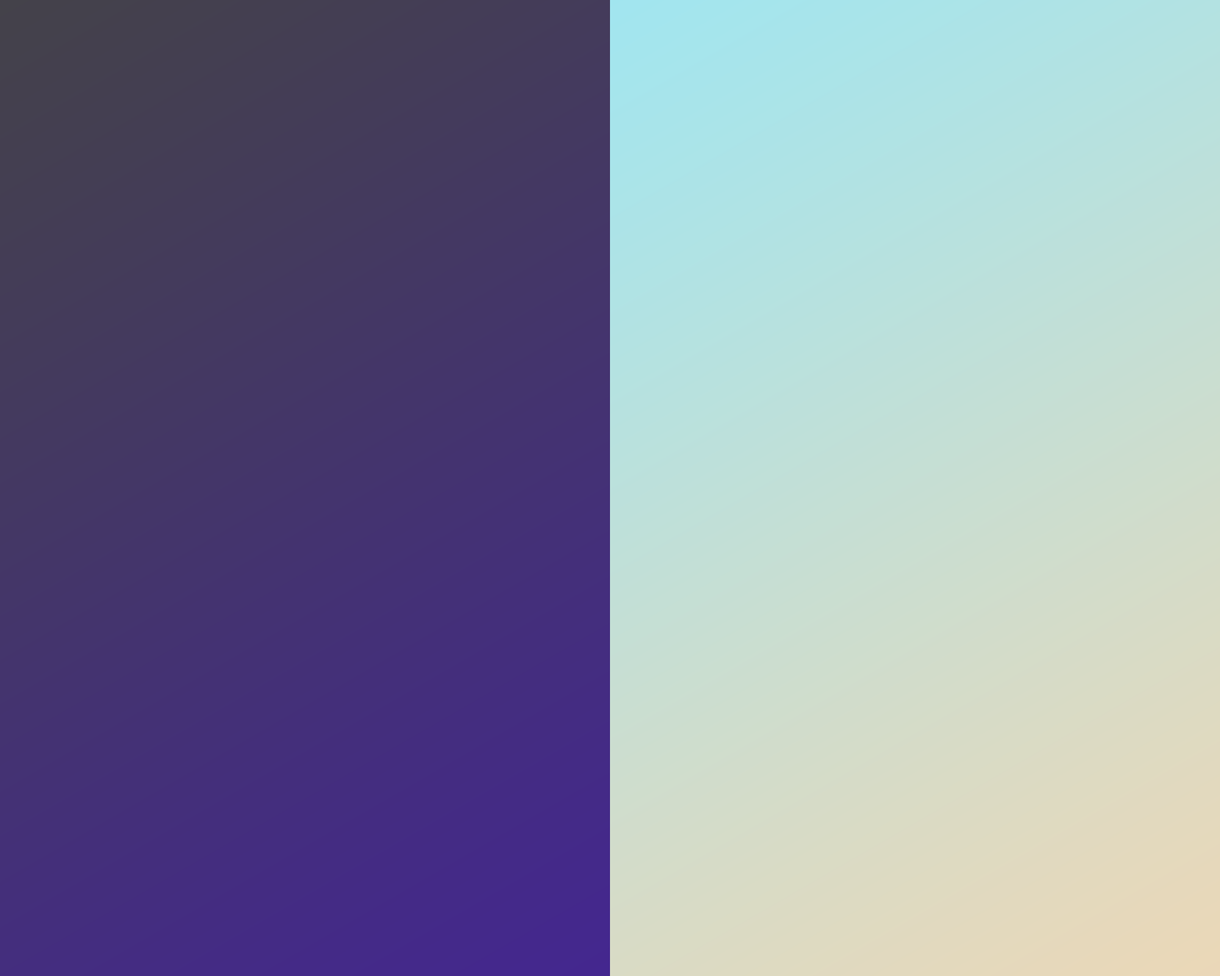
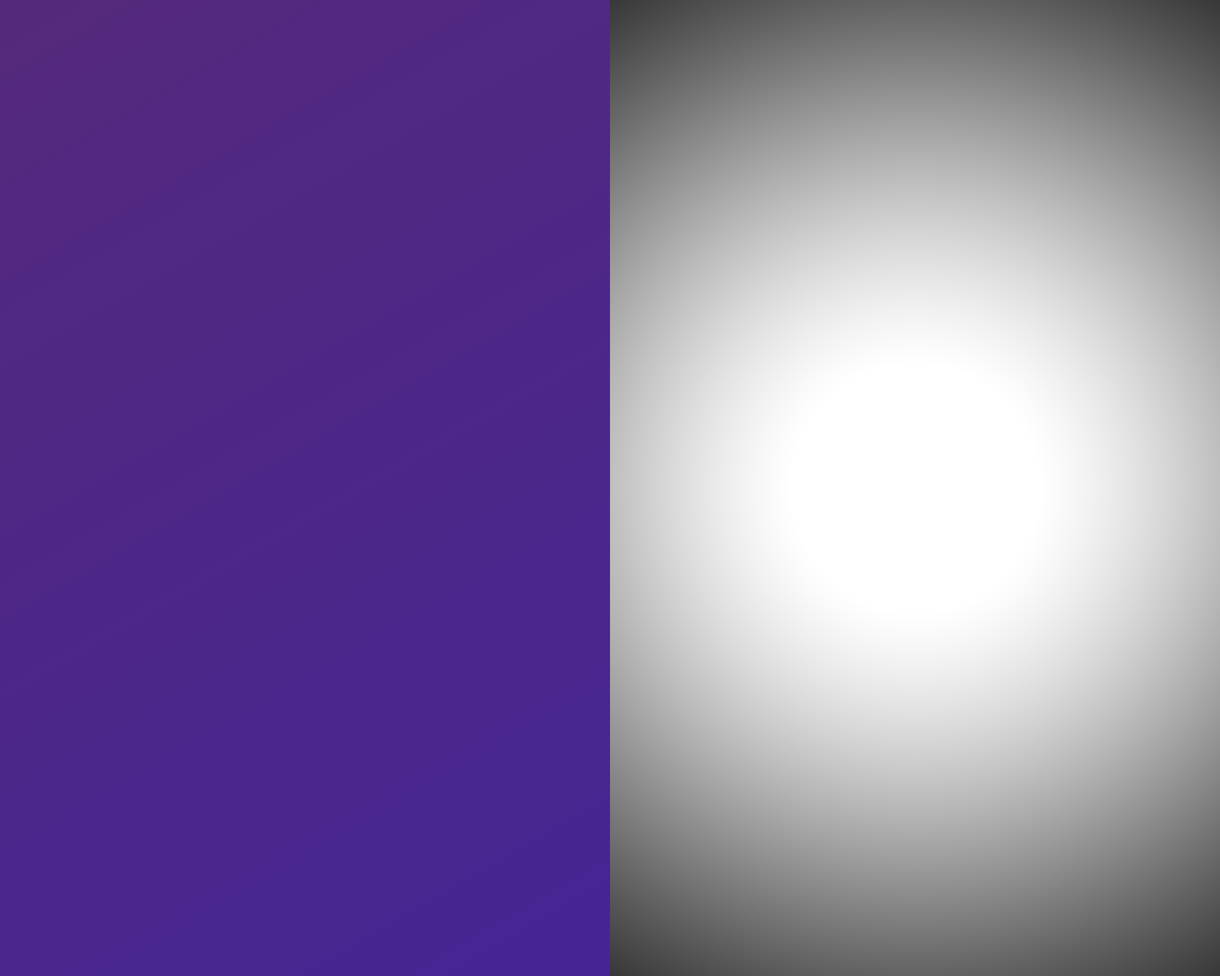
Comparing the layer stacks of the two 1220 x 976 images. Changes:
added layer "Слой 0 копия 3" above "Слой 0 копия" over [610, 0, 1220, 976]
hid "Слой 0 копия" over [610, 0, 1220, 976]
